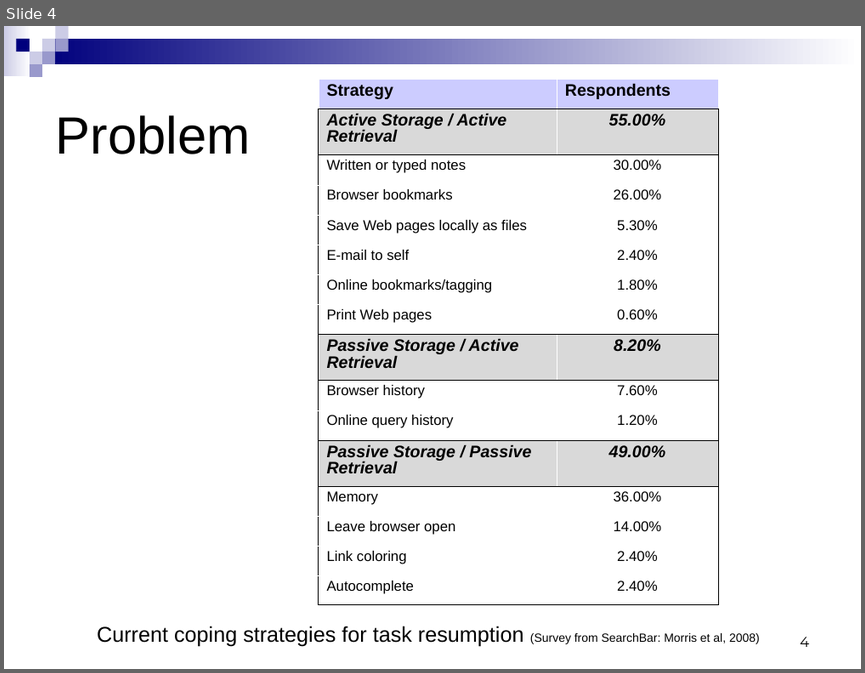
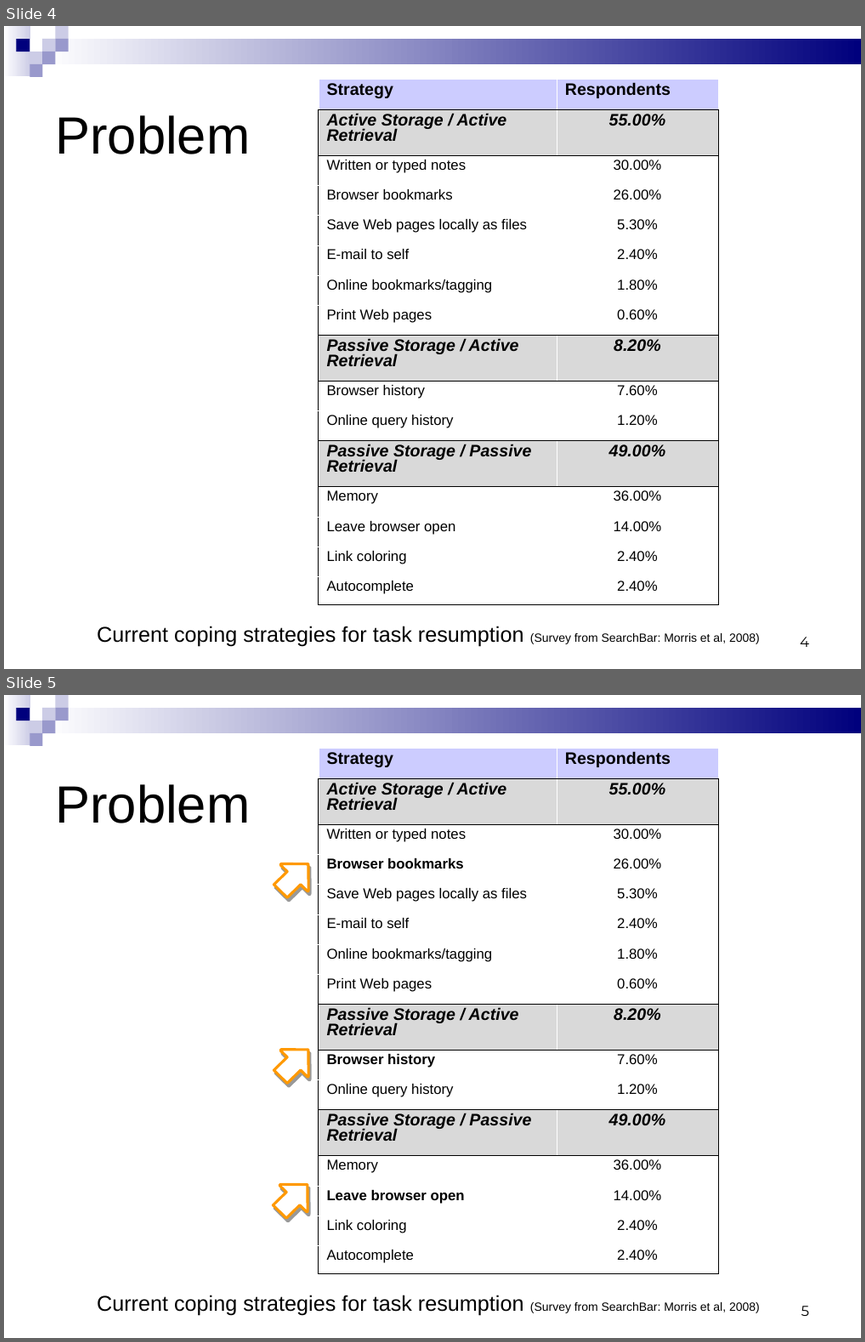
Before and after one commit to yatsek/tabfour, a slide deck: Tab4/doc/544 Phase 3 presentation - new.ppt. Shown one above the other, each under a label of ours: slide 4 before the commit, slides 4 and 5 after it. The pictures are 865x673 and 865x1342 pixels, drawn with LibreOffice and Linux fonts; fonts in the diff are those of the drawing. Boxes give left, top, right and bottom in pixels: in the first picture for what was removed or moved away, otherwise in the second. Text is boxed around its words. In the diff, an @@ line names an element or a change of style, - is before the commit and + after.

```diff
--- a/Tab4/doc/544 Phase 3 presentation - new.ppt
+++ b/Tab4/doc/544 Phase 3 presentation - new.ppt
@@ slide 5 added at bbox=[4, 695, 861, 1338], background #FFFFFF; not listed: 9 template elements that a slide beside it also shows @@
@@ table added at bbox=[318, 748, 719, 1273], 16 rows, 2 columns @@
+Strategy | Respondents
+Active Storage / Active Retrieval | 55.00%
+Written or typed notes | 30.00%
+Browser bookmarks | 26.00%
+Save Web pages locally as files | 5.30%
+E-mail to self | 2.40%
+Online bookmarks/tagging | 1.80%
+Print Web pages | 0.60%
+Passive Storage / Active Retrieval | 8.20%
+Browser history | 7.60%
+Online query history | 1.20%
+Passive Storage / Passive Retrieval | 49.00%
+Memory | 36.00%
+Leave browser open | 14.00%
+Link coloring | 2.40%
+Autocomplete | 2.40%
@@ text added at bbox=[55, 784, 250, 823], 44 pt, text #000000 @@
+Problem
@@ freeform shape added at bbox=[274, 864, 308, 897], fill #FFFFFF, outline #FF9900 2.24 pt @@
@@ freeform shape added at bbox=[274, 1049, 308, 1083], fill #FFFFFF, outline #FF9900 2.24 pt @@
@@ freeform shape added at bbox=[273, 1185, 307, 1218], fill #FFFFFF, outline #FF9900 2.24 pt @@
@@ text added at bbox=[97, 1294, 760, 1315], 18 pt, text #000000 @@
+Current coping strategies for task resumption (Survey from SearchBar: Morris et al, 2008)
@@ page number added at bbox=[801, 1305, 810, 1315], 12 pt, text #000000 @@
+5
@@ slide 4 changed as well @@
@@ rectangle at bbox=[4, 26, 30, 75]: fill gradient #FFFFFF to #CCCCE6 to gradient #CCCCE6 to #FFFFFF @@
@@ rectangle at bbox=[42, 39, 861, 64]: fill gradient #FFFFFF to #00007D to gradient #00007D to #FFFFFF @@
@@ table at bbox=[318, 79, 719, 604] @@
@@ line spacing 0.87 to 0.81 @@
```
Also in this commit, not shown: 24 other slides changed.
